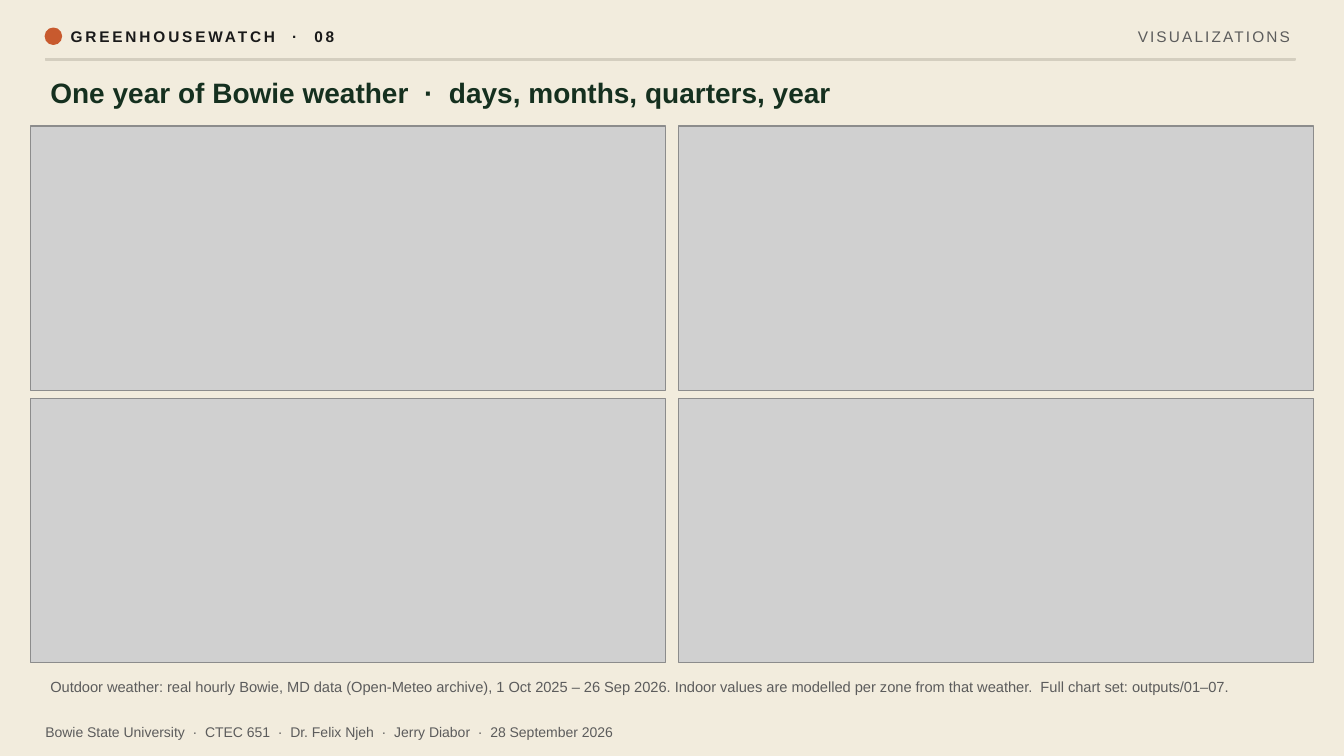
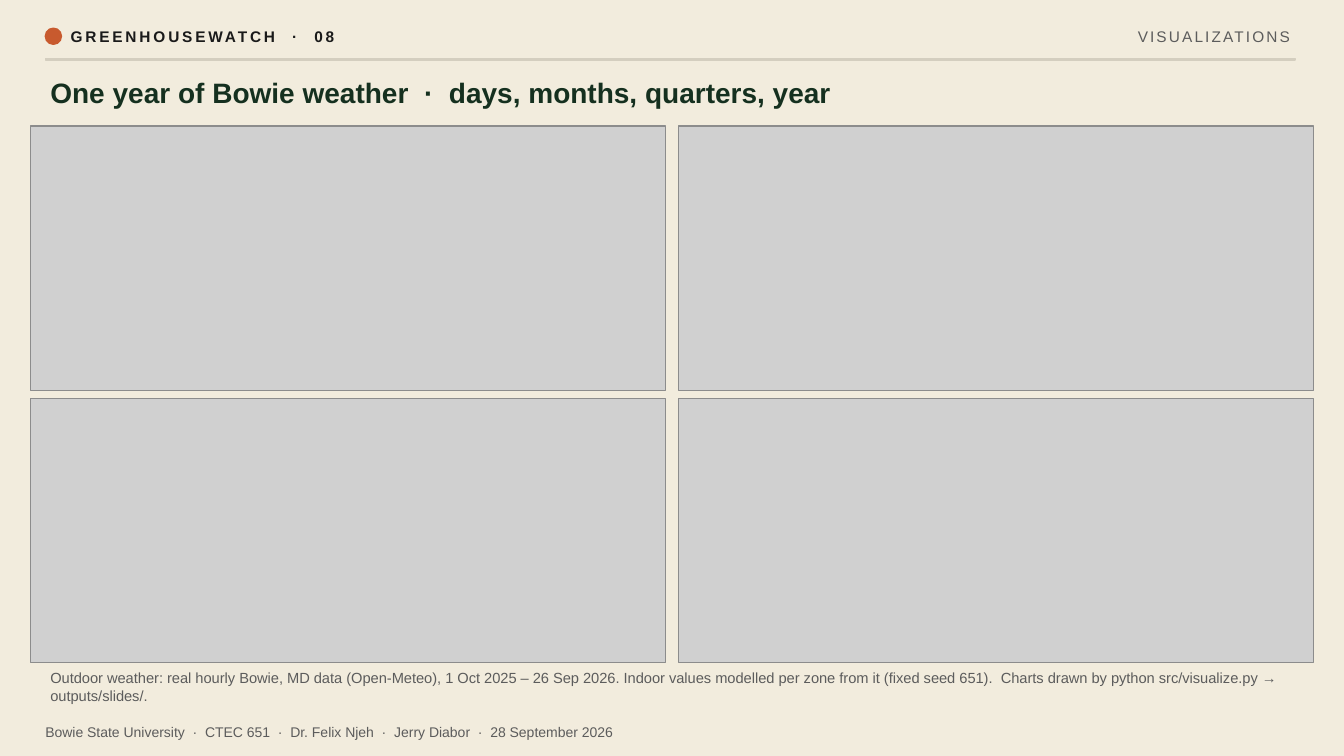
Before and after one commit to jedgod/IoT-Device-Repository, a slide deck: slide 8 of IoT_GreenHouseWatch_lesson_jdiabor.pptx. Drawn at 1344x756 pixels with LibreOffice and Linux fonts; fonts in the diff are those of the drawing; grey boxes stand for pictures. Boxes give left, top, right and bottom in pixels: in the first picture for what was removed or moved away, otherwise in the second. Text is boxed around its words. In the diff, an @@ line names an element or a change of style, - is before the commit and + after.

```diff
--- a/IoT_GreenHouseWatch_lesson_jdiabor.pptx
+++ b/IoT_GreenHouseWatch_lesson_jdiabor.pptx
@@ text at (50,672,1258,704): text changed @@
-Outdoor weather: real hourly Bowie, MD data (Open-Meteo archive), 1 Oct 2025 – 26 Sep 2026. Indoor values are modelled per zone from that weather. Full chart set: outputs/01–07.
+Outdoor weather: real hourly Bowie, MD data (Open-Meteo), 1 Oct 2025 – 26 Sep 2026. Indoor values modelled per zone from it (fixed seed 651). Charts drawn by python src/visualize.py → outputs/slides/.
```
Also in this commit, not shown: 12 other files.
